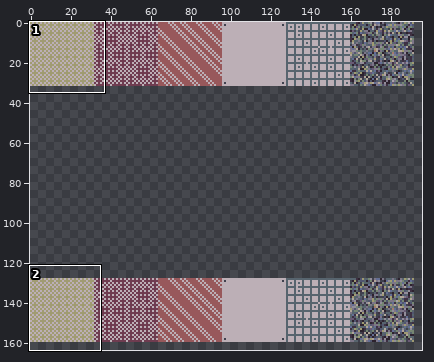
Pixel-art file: assets/3d/environment/ase_environment_textures.aseprite. The first picture is a wide view before the edit; the outline marks the close-up.
Close-up. First the earlier version:
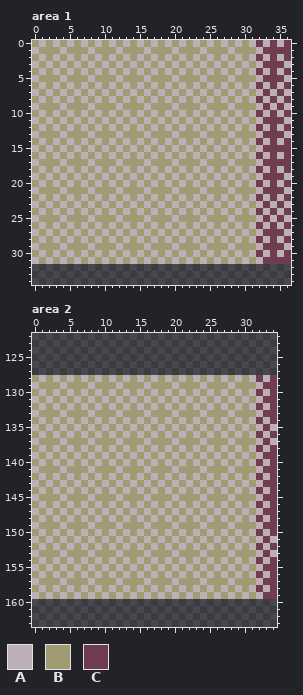
256x256 pixels, 1 frame. Shown: area 1: x 0..36, y 0..34; area 2: x 0..34, y 122..163. The wide view leaves out empty margins.
Visible layers, top first: "textures_ground/carpet_a", "textures_ground/carpet_b", "textures_ground/carpet_c", "textures_ground/carpet_d", "textures_ground/carpet_e", "textures_ground/carpet_f", "textures_walls/carpet_a", "textures_walls/carpet_b", "textures_walls/carpet_c", "textures_walls/carpet_d", "textures_walls/carpet_e", "textures_walls/carpet_f".
Palette (. is transparent): A #bcafb6  B #a09b72  C #6f3c50
Pixels before, area 1, first column x 0:
 0 BABABABABABABABABABABABABABABABACACAC
 1 ABBBABBBABBBABBBABBBABBBABBBABBBACCCC
 2 BABABABABABABABABABABABABABABABACACAC
 3 ABABABABABABABABABABABABABABABABACCCA
 4 BABABABABABABABABABABABABABABABACACAC
 5 ABBBABBBABBBABBBABBBABBBABBBABBBACCCA
 6 BABABABABABABABABABABABABABABABACACAC
 7 ABABABABABABABABABABABABABABABABACACA
 8 BABABABABABABABABABABABABABABABACACAC
 9 ABBBABBBABBBABBBABBBABBBABBBABBBACACA
10 BABABABABABABABABABABABABABABABACACAC
11 ABABABABABABABABABABABABABABABABACCCA
12 BABABABABABABABABABABABABABABABACACAC
13 ABBBABBBABBBABBBABBBABBBABBBABBBACCCA
14 BABABABABABABABABABABABABABABABACACAC
15 ABABABABABABABABABABABABABABABABACCCC
16 BABABABABABABABABABABABABABABABACACAC
17 ABBBABBBABBBABBBABBBABBBABBBABBBACCCC
18 BABABABABABABABABABABABABABABABACACAC
19 ABABABABABABABABABABABABABABABABACCCA
20 BABABABABABABABABABABABABABABABACACAC
21 ABBBABBBABBBABBBABBBABBBABBBABBBACCCA
22 BABABABABABABABABABABABABABABABACACAC
23 ABABABABABABABABABABABABABABABABACACA
24 BABABABABABABABABABABABABABABABACACAC
25 ABBBABBBABBBABBBABBBABBBABBBABBBACACA
26 BABABABABABABABABABABABABABABABACACAC
27 ABABABABABABABABABABABABABABABABACCCA
28 BABABABABABABABABABABABABABABABACACAC
29 ABBBABBBABBBABBBABBBABBBABBBABBBACCCA
30 BABABABABABABABABABABABABABABABACACAC
31 ABABABABABABABABABABABABABABABABACCCC
Pixels before, area 2, first column x 0:
128 BABABABABABABABABABABABABABABABACAC
129 ABBBABBBABBBABBBABBBABBBABBBABBBACC
130 BABABABABABABABABABABABABABABABACAC
131 ABABABABABABABABABABABABABABABABACC
132 BABABABABABABABABABABABABABABABACAC
133 ABBBABBBABBBABBBABBBABBBABBBABBBACC
134 BABABABABABABABABABABABABABABABACAC
135 ABABABABABABABABABABABABABABABABACA
136 BABABABABABABABABABABABABABABABACAC
137 ABBBABBBABBBABBBABBBABBBABBBABBBACA
138 BABABABABABABABABABABABABABABABACAC
139 ABABABABABABABABABABABABABABABABACC
140 BABABABABABABABABABABABABABABABACAC
141 ABBBABBBABBBABBBABBBABBBABBBABBBACC
142 BABABABABABABABABABABABABABABABACAC
143 ABABABABABABABABABABABABABABABABACC
144 BABABABABABABABABABABABABABABABACAC
145 ABBBABBBABBBABBBABBBABBBABBBABBBACC
146 BABABABABABABABABABABABABABABABACAC
147 ABABABABABABABABABABABABABABABABACC
148 BABABABABABABABABABABABABABABABACAC
149 ABBBABBBABBBABBBABBBABBBABBBABBBACC
150 BABABABABABABABABABABABABABABABACAC
151 ABABABABABABABABABABABABABABABABACA
152 BABABABABABABABABABABABABABABABACAC
153 ABBBABBBABBBABBBABBBABBBABBBABBBACA
154 BABABABABABABABABABABABABABABABACAC
155 ABABABABABABABABABABABABABABABABACC
156 BABABABABABABABABABABABABABABABACAC
157 ABBBABBBABBBABBBABBBABBBABBBABBBACC
158 BABABABABABABABABABABABABABABABACAC
159 ABABABABABABABABABABABABABABABABACC
And afterwards:
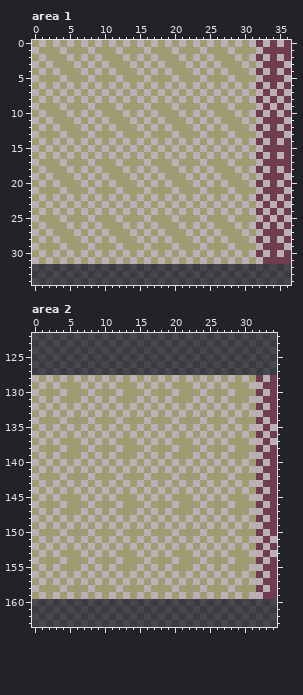
Changes in this commit:
Area 1, layer "textures_ground/carpet_a":
y 2: x 3 A -> B; x 11 A -> B; x 19 A -> B; x 27 A -> B
y 3: x 4 A -> B; x 12 A -> B; x 20 A -> B; x 28 A -> B
y 4: x 5 A -> B; x 13 A -> B; x 21 A -> B; x 29 A -> B
y 10: x 3 A -> B; x 11 A -> B; x 19 A -> B; x 27 A -> B
y 11: x 4 A -> B; x 12 A -> B; x 20 A -> B; x 28 A -> B
y 12: x 5 A -> B; x 13 A -> B; x 21 A -> B; x 29 A -> B
y 18: x 3 A -> B; x 11 A -> B; x 19 A -> B; x 27 A -> B
y 19: x 4 A -> B; x 12 A -> B; x 20 A -> B; x 28 A -> B
y 20: x 5 A -> B; x 13 A -> B; x 21 A -> B; x 29 A -> B
y 26: x 3 A -> B; x 11 A -> B; x 19 A -> B; x 27 A -> B
y 27: x 4 A -> B; x 12 A -> B; x 20 A -> B; x 28 A -> B
y 28: x 5 A -> B; x 13 A -> B; x 21 A -> B; x 29 A -> B
Area 2, layer "textures_walls/carpet_a":
y 128: x 0..31 BABABABABABABABABABABABABABABABA -> ABABABABABABABABABABABABABABABAB
y 129: x 0..1 AB -> BA; x 3..4 BA -> AB; x 7..9 BAB -> ABA; x 11..12 BA -> AB; x 15..17 BAB -> ABA; x 19..20 BA -> AB; x 23..25 BAB -> ABA; x 27..28 BA -> AB; x 31 B -> A
y 130: x 0..1 BA -> AB; x 3..5 ABA -> BAB; x 7..9 ABA -> BAB; x 11..13 ABA -> BAB; x 15..17 ABA -> BAB; x 19..21 ABA -> BAB; x 23..25 ABA -> BAB; x 27..29 ABA -> BAB; x 31 A -> B
y 131: x 0..4 ABABA -> BABAB; x 6..12 ABABABA -> BABABAB; x 14..20 ABABABA -> BABABAB; x 22..28 ABABABA -> BABABAB; x 30..31 AB -> BA
y 132: x 0..31 BABABABABABABABABABABABABABABABA -> ABABABABABABABABABABABABABABABAB
y 133: x 0..1 AB -> BA; x 3..5 BAB -> ABA; x 7..9 BAB -> ABA; x 11..13 BAB -> ABA; x 15..17 BAB -> ABA; x 19..21 BAB -> ABA; x 23..25 BAB -> ABA; x 27..29 BAB -> ABA; x 31 B -> A
y 134: x 0..1 BA -> AB; x 3..5 ABA -> BAB; x 7..9 ABA -> BAB; x 11..13 ABA -> BAB; x 15..17 ABA -> BAB; x 19..21 ABA -> BAB; x 23..25 ABA -> BAB; x 27..29 ABA -> BAB; x 31 A -> B
y 135: x 0..31 ABABABABABABABABABABABABABABABAB -> BABABABABABABABABABABABABABABABA
y 136: x 0..31 BABABABABABABABABABABABABABABABA -> ABABABABABABABABABABABABABABABAB
y 137: x 0..1 AB -> BA; x 3..4 BA -> AB; x 7..9 BAB -> ABA; x 11..12 BA -> AB; x 15..17 BAB -> ABA; x 19..20 BA -> AB; x 23..25 BAB -> ABA; x 27..28 BA -> AB; x 31 B -> A
y 138: x 0..1 BA -> AB; x 3..5 ABA -> BAB; x 7..9 ABA -> BAB; x 11..13 ABA -> BAB; x 15..17 ABA -> BAB; x 19..21 ABA -> BAB; x 23..25 ABA -> BAB; x 27..29 ABA -> BAB; x 31 A -> B
y 139: x 0..4 ABABA -> BABAB; x 6..12 ABABABA -> BABABAB; x 14..20 ABABABA -> BABABAB; x 22..28 ABABABA -> BABABAB; x 30..31 AB -> BA
y 140: x 0..31 BABABABABABABABABABABABABABABABA -> ABABABABABABABABABABABABABABABAB
y 141: x 0..1 AB -> BA; x 3..5 BAB -> ABA; x 7..9 BAB -> ABA; x 11..13 BAB -> ABA; x 15..17 BAB -> ABA; x 19..21 BAB -> ABA; x 23..25 BAB -> ABA; x 27..29 BAB -> ABA; x 31 B -> A
y 142: x 0..1 BA -> AB; x 3..5 ABA -> BAB; x 7..9 ABA -> BAB; x 11..13 ABA -> BAB; x 15..17 ABA -> BAB; x 19..21 ABA -> BAB; x 23..25 ABA -> BAB; x 27..29 ABA -> BAB; x 31 A -> B
y 143: x 0..31 ABABABABABABABABABABABABABABABAB -> BABABABABABABABABABABABABABABABA
y 144: x 0..31 BABABABABABABABABABABABABABABABA -> ABABABABABABABABABABABABABABABAB
y 145: x 0..1 AB -> BA; x 3..4 BA -> AB; x 7..9 BAB -> ABA; x 11..12 BA -> AB; x 15..17 BAB -> ABA; x 19..20 BA -> AB; x 23..25 BAB -> ABA; x 27..28 BA -> AB; x 31 B -> A
y 146: x 0..1 BA -> AB; x 3..5 ABA -> BAB; x 7..9 ABA -> BAB; x 11..13 ABA -> BAB; x 15..17 ABA -> BAB; x 19..21 ABA -> BAB; x 23..25 ABA -> BAB; x 27..29 ABA -> BAB; x 31 A -> B
y 147: x 0..4 ABABA -> BABAB; x 6..12 ABABABA -> BABABAB; x 14..20 ABABABA -> BABABAB; x 22..28 ABABABA -> BABABAB; x 30..31 AB -> BA
y 148: x 0..31 BABABABABABABABABABABABABABABABA -> ABABABABABABABABABABABABABABABAB
y 149: x 0..1 AB -> BA; x 3..5 BAB -> ABA; x 7..9 BAB -> ABA; x 11..13 BAB -> ABA; x 15..17 BAB -> ABA; x 19..21 BAB -> ABA; x 23..25 BAB -> ABA; x 27..29 BAB -> ABA; x 31 B -> A
y 150: x 0..1 BA -> AB; x 3..5 ABA -> BAB; x 7..9 ABA -> BAB; x 11..13 ABA -> BAB; x 15..17 ABA -> BAB; x 19..21 ABA -> BAB; x 23..25 ABA -> BAB; x 27..29 ABA -> BAB; x 31 A -> B
y 151: x 0..31 ABABABABABABABABABABABABABABABAB -> BABABABABABABABABABABABABABABABA
y 152: x 0..31 BABABABABABABABABABABABABABABABA -> ABABABABABABABABABABABABABABABAB
y 153: x 0..1 AB -> BA; x 3..4 BA -> AB; x 7..9 BAB -> ABA; x 11..12 BA -> AB; x 15..17 BAB -> ABA; x 19..20 BA -> AB; x 23..25 BAB -> ABA; x 27..28 BA -> AB; x 31 B -> A
y 154: x 0..1 BA -> AB; x 3..5 ABA -> BAB; x 7..9 ABA -> BAB; x 11..13 ABA -> BAB; x 15..17 ABA -> BAB; x 19..21 ABA -> BAB; x 23..25 ABA -> BAB; x 27..29 ABA -> BAB; x 31 A -> B
y 155: x 0..4 ABABA -> BABAB; x 6..12 ABABABA -> BABABAB; x 14..20 ABABABA -> BABABAB; x 22..28 ABABABA -> BABABAB; x 30..31 AB -> BA
y 156: x 0..31 BABABABABABABABABABABABABABABABA -> ABABABABABABABABABABABABABABABAB
y 157: x 0..1 AB -> BA; x 3..5 BAB -> ABA; x 7..9 BAB -> ABA; x 11..13 BAB -> ABA; x 15..17 BAB -> ABA; x 19..21 BAB -> ABA; x 23..25 BAB -> ABA; x 27..29 BAB -> ABA; x 31 B -> A
y 158: x 0..1 BA -> AB; x 3..5 ABA -> BAB; x 7..9 ABA -> BAB; x 11..13 ABA -> BAB; x 15..17 ABA -> BAB; x 19..21 ABA -> BAB; x 23..25 ABA -> BAB; x 27..29 ABA -> BAB; x 31 A -> B
y 159: x 0..31 ABABABABABABABABABABABABABABABAB -> BABABABABABABABABABABABABABABABA
